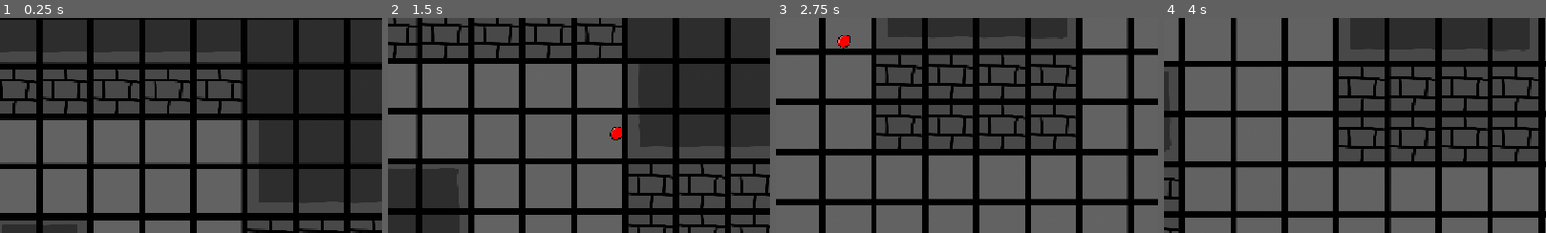
Above: before the commit, frames 1-4 (left to right).
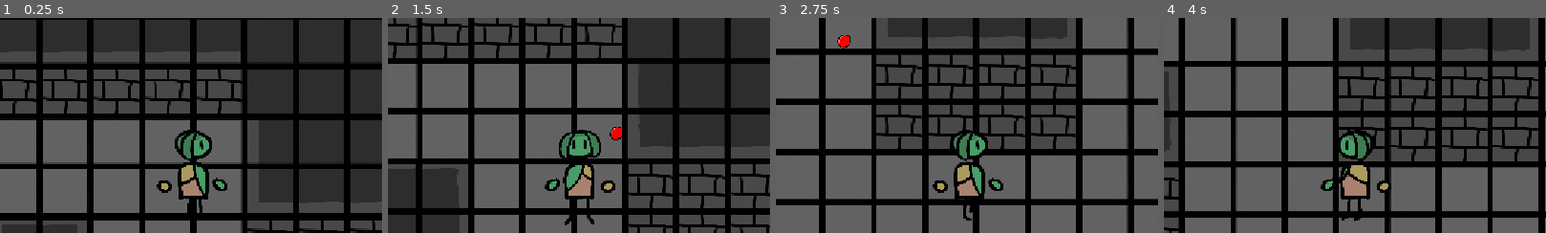
Above: after the commit, the same moments.

Repository: TheSoupIsHere/Game-Jam-Project
Game: Godot game, scene res://Scenes/testing.tscn
The game is run twice, just before and just after one commit, with the same random seed, the same clock (stepped at 60 frames per second) and the same inputs.
Inputs (mouse positions are % of the whole screen's width and height, from its top left):
- Up to frame 1 (0.25 s): no input
- Up to frame 2 (1.5 s): tap Enter at 0.5 s; move the mouse to (72, 45) at 0.52 s; hold D (ui_right) 0.53-1.28 s; click (72, 45) at 0.67 s; move the mouse to (30, 55) at 1.27 s; hold S (ui_down) from 1.28 s (still down)
- Up to frame 3 (2.75 s): move the mouse to (60, 28) at 2.02 s; release S (ui_down) at 2.03 s; hold D (ui_right) from 2.03 s (still down)
- Up to frame 4 (4 s): move the mouse to (45, 70) at 2.77 s; release D (ui_right) at 2.78 s; hold W (ui_up) 2.78-3.53 s; click (45, 70) at 2.92 s; move the mouse to (80, 65) at 3.52 s; hold A (ui_left) from 3.53 s (still down)
The pictures show only the part of the screen within x 25-75%, y 16-66%; the shares and areas given below are measured in that part.

The runs differ from the first frame. In frame 1, 2.6% of the frame differs, in the area x 41-60%, y 52-91%; in frame 2, 2.9%, in the area x 41-60%, y 52-97%; in frame 3, 2.5%; in frame 4, 2.6%.

Commit message:
animations

Diff:
--- a/Scenes/main.tscn
+++ b/Scenes/main.tscn
@@ -1,131 +1,9 @@
 [gd_scene format=3 uid="uid://b0peeglf2f61b"]
 
 [ext_resource type="Script" uid="uid://5aeo2hq42o0j" path="res://Scripts/player.gd" id="2_h2yge"]
+[ext_resource type="PackedScene" uid="uid://df50rbpfmmd07" path="res://art folder/woofly front walk/animated_sprite_2d.tscn" id="2_jjvhh"]
 [ext_resource type="Script" uid="uid://bu0l5uyvq8y5g" path="res://Scripts/map_loader.gd" id="3_8gbba"]
-[ext_resource type="Texture2D" uid="uid://pn3mmdhnfjv2" path="res://art folder/woofly front walk/Woofly_Front-1.png" id="3_gt3je"]
-[ext_resource type="Texture2D" uid="uid://chk7qxr45lswy" path="res://art folder/Woofly front.png" id="4_1bvp3"]
-[ext_resource type="Texture2D" uid="uid://b3yqwj1mfnhsq" path="res://art folder/woofly front walk/Woofly_Front-2.png" id="4_3pmx8"]
 [ext_resource type="Script" uid="uid://xiaciut1a2k8" path="res://Scripts/room_generator.gd" id="4_jjvhh"]
-[ext_resource type="Texture2D" uid="uid://c21wr8rfpvle4" path="res://art folder/woofly front walk/Woofly_Front-3.png" id="5_u50mg"]
-[ext_resource type="Texture2D" uid="uid://ds85j74t22iet" path="res://art folder/woofly front walk/Woofly_Front-4.png" id="6_cbgmd"]
-[ext_resource type="Texture2D" uid="uid://3sumhetg1cw5" path="res://art folder/Woofly left.png" id="7_1w6v2"]
-[ext_resource type="Texture2D" uid="uid://ckhimopwgmrtx" path="res://art folder/woofly left walk/Woofly_Left-1.png" id="8_ueoa1"]
-[ext_resource type="Texture2D" uid="uid://cjxtm2rlmi6k" path="res://art folder/woofly left walk/Woofly_Left-2.png" id="9_6vcvc"]
-[ext_resource type="Texture2D" uid="uid://uuohn2ki10or" path="res://art folder/woofly left walk/Woofly_Left-3.png" id="10_7k868"]
-[ext_resource type="Texture2D" uid="uid://18rrtuymp6p6" path="res://art folder/woofly left walk/Woofly_Left-4.png" id="11_hpc6h"]
-[ext_resource type="Texture2D" uid="uid://bjp70rnqv8pib" path="res://art folder/Woofly right.png" id="12_kltya"]
-[ext_resource type="Texture2D" uid="uid://wds5pu3v571c" path="res://art folder/woofly right walk/Woofly_Right-1.png" id="13_e08e2"]
-[ext_resource type="Texture2D" uid="uid://c6ydsrttgve8i" path="res://art folder/woofly right walk/Woofly_Right-2.png" id="14_neg2b"]
-[ext_resource type="Texture2D" uid="uid://cow8m6rtk2c1v" path="res://art folder/woofly right walk/Woofly_Right-3.png" id="15_r33sp"]
-[ext_resource type="Texture2D" uid="uid://d4eyf603d8hsk" path="res://art folder/woofly right walk/Woofly_Right-4.png" id="16_hdf80"]
-[ext_resource type="Texture2D" uid="uid://ongsxennnifw" path="res://art folder/Woofly back.png" id="17_jwpg7"]
-[ext_resource type="Texture2D" uid="uid://bn4qqi2cgxq6c" path="res://art folder/woofly back walk/Woofly_Back-1.png" id="18_k2e45"]
-[ext_resource type="Texture2D" uid="uid://djh0ufs5klkwi" path="res://art folder/woofly back walk/Woofly_Back-2.png" id="19_536cc"]
-[ext_resource type="Texture2D" uid="uid://b4cds3x1horbt" path="res://art folder/woofly back walk/Woofly_Back-3.png" id="20_aqgau"]
-[ext_resource type="Texture2D" uid="uid://b4c6h0p3vtsbl" path="res://art folder/woofly back walk/Woofly_Back-4.png" id="21_8cuat"]
-
-[sub_resource type="SpriteFrames" id="SpriteFrames_v1u5u"]
-animations = [{
-"frames": [{
-"duration": 1.0,
-"texture": ExtResource("4_1bvp3")
-}],
-"loop": 1,
-"name": &"Down Idle",
-"speed": 5.0
-}, {
-"frames": [{
-"duration": 1.0,
-"texture": ExtResource("3_gt3je")
-}, {
-"duration": 1.0,
-"texture": ExtResource("4_3pmx8")
-}, {
-"duration": 1.0,
-"texture": ExtResource("5_u50mg")
-}, {
-"duration": 1.0,
-"texture": ExtResource("6_cbgmd")
-}],
-"loop": 1,
-"name": &"Down Walk",
-"speed": 5.0
-}, {
-"frames": [{
-"duration": 1.0,
-"texture": ExtResource("7_1w6v2")
-}],
-"loop": 1,
-"name": &"Left Idle",
-"speed": 5.0
-}, {
-"frames": [{
-"duration": 1.0,
-"texture": ExtResource("8_ueoa1")
-}, {
-"duration": 1.0,
-"texture": ExtResource("9_6vcvc")
-}, {
-"duration": 1.0,
-"texture": ExtResource("10_7k868")
-}, {
-"duration": 1.0,
-"texture": ExtResource("11_hpc6h")
-}],
-"loop": 1,
-"name": &"Left Walk",
-"speed": 5.0
-}, {
-"frames": [{
-"duration": 1.0,
-"texture": ExtResource("12_kltya")
-}],
-"loop": 1,
-"name": &"Right Idle",
-"speed": 5.0
-}, {
-"frames": [{
-"duration": 1.0,
-"texture": ExtResource("13_e08e2")
-}, {
-"duration": 1.0,
-"texture": ExtResource("14_neg2b")
-}, {
-"duration": 1.0,
-"texture": ExtResource("15_r33sp")
-}, {
-"duration": 1.0,
-"texture": ExtResource("16_hdf80")
-}],
-"loop": 1,
-"name": &"Right Walk",
-"speed": 5.0
-}, {
-"frames": [{
-"duration": 1.0,
-"texture": ExtResource("17_jwpg7")
-}],
-"loop": 1,
-"name": &"Up Idle",
-"speed": 5.0
-}, {
-"frames": [{
-"duration": 1.0,
-"texture": ExtResource("18_k2e45")
-}, {
-"duration": 1.0,
-"texture": ExtResource("19_536cc")
-}, {
-"duration": 1.0,
-"texture": ExtResource("20_aqgau")
-}, {
-"duration": 1.0,
-"texture": ExtResource("21_8cuat")
-}],
-"loop": 1,
-"name": &"Up Walk",
-"speed": 5.0
-}]
 
 [sub_resource type="CapsuleShape2D" id="CapsuleShape2D_jva71"]
 radius = 30.338379
@@ -139,12 +17,8 @@
 motion_mode = 1
 script = ExtResource("2_h2yge")
 
-[node name="AnimatedSprite2D" type="AnimatedSprite2D" parent="Player" unique_id=600951999]
+[node name="AnimatedSprite2D" parent="Player" unique_id=361740621 instance=ExtResource("2_jjvhh")]
 position = Vector2(-4.66745, -28.999939)
-scale = Vector2(0.13, 0.15999998)
-sprite_frames = SubResource("SpriteFrames_v1u5u")
-animation = &"Up Walk"
-frame_progress = 0.9700517
 
 [node name="PlayerHitbox" type="CollisionShape2D" parent="Player" unique_id=1680076149]
 position = Vector2(-1.5558385, -16.999939)
--- a/Scenes/testing.tscn
+++ b/Scenes/testing.tscn
@@ -4,9 +4,9 @@
 [ext_resource type="Script" uid="uid://bopt4ce8tdgdn" path="res://Scripts/room.gd" id="3_1bvp3"]
 [ext_resource type="Script" uid="uid://wkt41p0d3p0n" path="res://Scripts/movement.gd" id="3_lquwl"]
 [ext_resource type="Texture2D" uid="uid://c5df3uvcqj4f" path="res://art folder/Tileset v2.png" id="4_lquwl"]
+[ext_resource type="PackedScene" uid="uid://df50rbpfmmd07" path="res://art folder/woofly front walk/animated_sprite_2d.tscn" id="5_irbir"]
 [ext_resource type="Script" uid="uid://bdop17io81nwu" path="res://Scripts/ballbounce.gd" id="5_lquwl"]
 [ext_resource type="Texture2D" uid="uid://3qxgea5mlv84" path="res://art folder/Bouncy ball.png" id="6_7mycd"]
-[ext_resource type="Script" uid="uid://dys8128asyr0r" path="res://Scripts/turningsprites.gd" id="6_kek77"]
 
 [sub_resource type="TileSetAtlasSource" id="TileSetAtlasSource_5vw27"]
 texture = ExtResource("4_lquwl")
@@ -193,10 +193,10 @@
 scale = Vector2(2.571, 2)
 script = ExtResource("3_lquwl")
 
-[node name="forward" type="Sprite2D" parent="CharacterBody2D" unique_id=1799831195]
-position = Vector2(-6.223633, -30.689941)
-scale = Vector2(0.13, 0.15997069)
-script = ExtResource("6_kek77")
+[node name="ani" parent="CharacterBody2D" unique_id=361740621 instance=ExtResource("5_irbir")]
+scale = Vector2(0.13, 0.15999997)
+animation = &"Right Walk"
+frame_progress = 0.0
 
 [node name="CollisionShape2D" type="CollisionShape2D" parent="CharacterBody2D" unique_id=1680076149]
 shape = SubResource("CapsuleShape2D_jva71")
--- a/Scripts/movement.gd
+++ b/Scripts/movement.gd
@@ -1,9 +1,19 @@
 extends CharacterBody2D
 
+@onready var _animation_player = $ani
 var speed = 1000
 
 func _physics_process(delta):
 	Globle.input_dir = Input.get_vector("ui_left", "ui_right", "ui_up", "ui_down")
 
+	if Globle.input_dir.x < 0:
+		_animation_player.play("Left Walk")
+	elif Globle.input_dir.x > 0:
+		_animation_player.play("Right Walk")
+	elif Globle.input_dir.y < 0:
+		_animation_player.play("Up Walk")
+	elif Globle.input_dir.y > 0:
+		_animation_player.play("Down Walk")
+
 	velocity = Globle.input_dir * speed
 	move_and_slide()
--- /dev/null
+++ b/art folder/woofly front walk/animated_sprite_2d.tscn
@@ -0,0 +1,131 @@
+[gd_scene format=3 uid="uid://df50rbpfmmd07"]
+
+[ext_resource type="Texture2D" uid="uid://chk7qxr45lswy" path="res://art folder/Woofly front.png" id="1_jfxqs"]
+[ext_resource type="Texture2D" uid="uid://pn3mmdhnfjv2" path="res://art folder/woofly front walk/Woofly_Front-1.png" id="2_3m2wa"]
+[ext_resource type="Texture2D" uid="uid://b3yqwj1mfnhsq" path="res://art folder/woofly front walk/Woofly_Front-2.png" id="3_jyrly"]
+[ext_resource type="Texture2D" uid="uid://c21wr8rfpvle4" path="res://art folder/woofly front walk/Woofly_Front-3.png" id="4_vd7vl"]
+[ext_resource type="Texture2D" uid="uid://ds85j74t22iet" path="res://art folder/woofly front walk/Woofly_Front-4.png" id="5_p508k"]
+[ext_resource type="Texture2D" uid="uid://3sumhetg1cw5" path="res://art folder/Woofly left.png" id="6_3ar0t"]
+[ext_resource type="Texture2D" uid="uid://ckhimopwgmrtx" path="res://art folder/woofly left walk/Woofly_Left-1.png" id="7_0kemu"]
+[ext_resource type="Texture2D" uid="uid://cjxtm2rlmi6k" path="res://art folder/woofly left walk/Woofly_Left-2.png" id="8_42lkt"]
+[ext_resource type="Texture2D" uid="uid://uuohn2ki10or" path="res://art folder/woofly left walk/Woofly_Left-3.png" id="9_xxg20"]
+[ext_resource type="Texture2D" uid="uid://18rrtuymp6p6" path="res://art folder/woofly left walk/Woofly_Left-4.png" id="10_6ew7s"]
+[ext_resource type="Texture2D" uid="uid://bjp70rnqv8pib" path="res://art folder/Woofly right.png" id="11_5wfmc"]
+[ext_resource type="Texture2D" uid="uid://wds5pu3v571c" path="res://art folder/woofly right walk/Woofly_Right-1.png" id="12_am1hh"]
+[ext_resource type="Texture2D" uid="uid://c6ydsrttgve8i" path="res://art folder/woofly right walk/Woofly_Right-2.png" id="13_j2820"]
+[ext_resource type="Texture2D" uid="uid://cow8m6rtk2c1v" path="res://art folder/woofly right walk/Woofly_Right-3.png" id="14_x25pr"]
+[ext_resource type="Texture2D" uid="uid://d4eyf603d8hsk" path="res://art folder/woofly right walk/Woofly_Right-4.png" id="15_nqlko"]
+[ext_resource type="Texture2D" uid="uid://ongsxennnifw" path="res://art folder/Woofly back.png" id="16_y61bn"]
+[ext_resource type="Texture2D" uid="uid://bn4qqi2cgxq6c" path="res://art folder/woofly back walk/Woofly_Back-1.png" id="17_bgjk7"]
+[ext_resource type="Texture2D" uid="uid://djh0ufs5klkwi" path="res://art folder/woofly back walk/Woofly_Back-2.png" id="18_ee0hg"]
+[ext_resource type="Texture2D" uid="uid://b4cds3x1horbt" path="res://art folder/woofly back walk/Woofly_Back-3.png" id="19_ohyb5"]
+[ext_resource type="Texture2D" uid="uid://b4c6h0p3vtsbl" path="res://art folder/woofly back walk/Woofly_Back-4.png" id="20_x4onu"]
+
+[sub_resource type="SpriteFrames" id="SpriteFrames_v1u5u"]
+animations = [{
+"frames": [{
+"duration": 1.0,
+"texture": ExtResource("1_jfxqs")
+}],
+"loop": 1,
+"name": &"Down Idle",
+"speed": 5.0
+}, {
+"frames": [{
+"duration": 1.0,
+"texture": ExtResource("2_3m2wa")
+}, {
+"duration": 1.0,
+"texture": ExtResource("3_jyrly")
+}, {
+"duration": 1.0,
+"texture": ExtResource("4_vd7vl")
+}, {
+"duration": 1.0,
+"texture": ExtResource("5_p508k")
+}],
+"loop": 1,
+"name": &"Down Walk",
+"speed": 5.0
+}, {
+"frames": [{
+"duration": 1.0,
+"texture": ExtResource("6_3ar0t")
+}],
+"loop": 1,
+"name": &"Left Idle",
+"speed": 5.0
+}, {
+"frames": [{
+"duration": 1.0,
+"texture": ExtResource("7_0kemu")
+}, {
+"duration": 1.0,
+"texture": ExtResource("8_42lkt")
+}, {
+"duration": 1.0,
+"texture": ExtResource("9_xxg20")
+}, {
+"duration": 1.0,
+"texture": ExtResource("10_6ew7s")
+}],
+"loop": 1,
+"name": &"Left Walk",
+"speed": 5.0
+}, {
+"frames": [{
+"duration": 1.0,
+"texture": ExtResource("11_5wfmc")
+}],
+"loop": 1,
+"name": &"Right Idle",
+"speed": 5.0
+}, {
+"frames": [{
+"duration": 1.0,
+"texture": ExtResource("12_am1hh")
+}, {
+"duration": 1.0,
+"texture": ExtResource("13_j2820")
+}, {
+"duration": 1.0,
+"texture": ExtResource("14_x25pr")
+}, {
+"duration": 1.0,
+"texture": ExtResource("15_nqlko")
+}],
+"loop": 1,
+"name": &"Right Walk",
+"speed": 5.0
+}, {
+"frames": [{
+"duration": 1.0,
+"texture": ExtResource("16_y61bn")
+}],
+"loop": 1,
+"name": &"Up Idle",
+"speed": 5.0
+}, {
+"frames": [{
+"duration": 1.0,
+"texture": ExtResource("17_bgjk7")
+}, {
+"duration": 1.0,
+"texture": ExtResource("18_ee0hg")
+}, {
+"duration": 1.0,
+"texture": ExtResource("19_ohyb5")
+}, {
+"duration": 1.0,
+"texture": ExtResource("20_x4onu")
+}],
+"loop": 1,
+"name": &"Up Walk",
+"speed": 5.0
+}]
+
+[node name="AnimatedSprite2D" type="AnimatedSprite2D" unique_id=361740621]
+scale = Vector2(0.13, 0.15999998)
+sprite_frames = SubResource("SpriteFrames_v1u5u")
+animation = &"Up Walk"
+frame_progress = 0.9700517
--- /dev/null
+++ b/art folder/woofly front walk/turning.gd
@@ -0,0 +1,3 @@
+extends AnimatedSprite2D
+
+func _physics_process(delta):
Not shown, added: art folder/woofly front walk/turning.gd.uid
